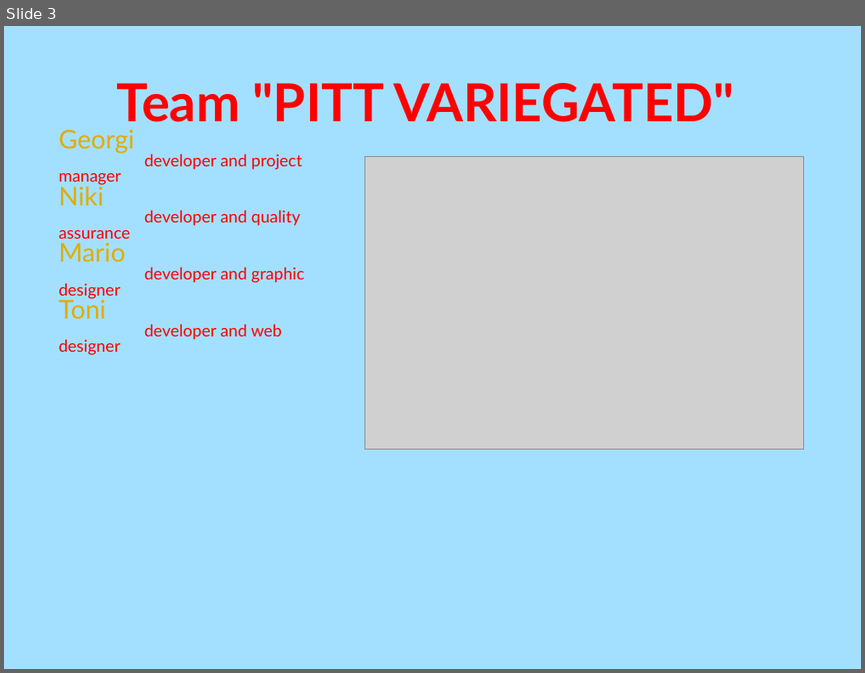
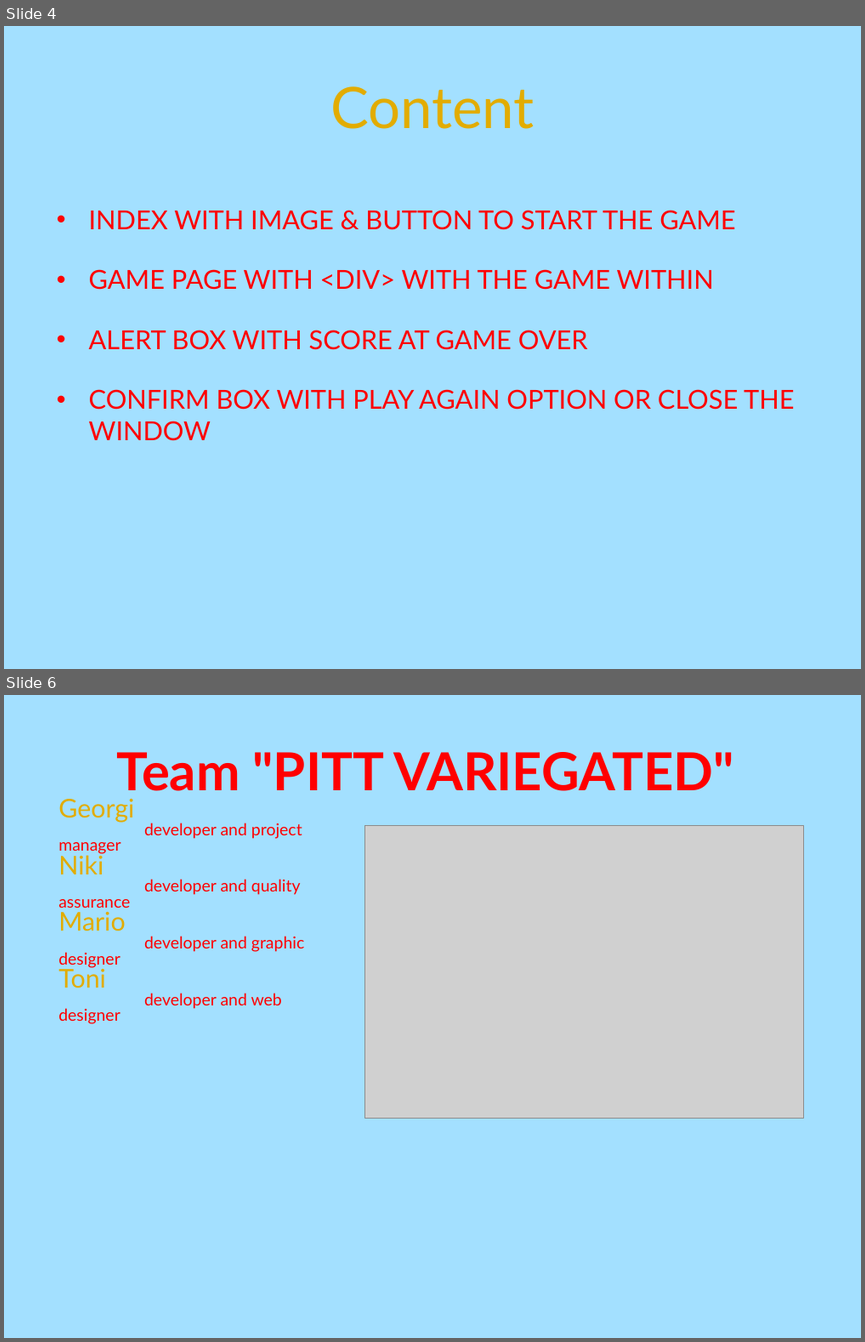
Before and after one commit to Gardax/flappyBird---Javascipt, a slide deck: prezentation.ppt. Shown one above the other, each under a label of ours: slide 3 before the commit, slides 4 and 6 after it; the slides between them are not shown. The pictures are 865x673 and 865x1342 pixels, drawn with LibreOffice and Linux fonts; fonts in the diff are those of the drawing; grey boxes stand for pictures; background and template pictures are left out. Boxes give left, top, right and bottom in pixels: in the first picture for what was removed or moved away, otherwise in the second. Text is boxed around its words. In the diff, an @@ line names an element or a change of style, - is before the commit and + after.

Commit message:
alert & confirm, added more slides to ppt

```diff
--- a/prezentation.ppt
+++ b/prezentation.ppt
@@ slide 4 added at bbox=[4, 26, 861, 669], background #A3E0FF @@
@@ title added at bbox=[330, 86, 534, 129], 48 pt, text #E2AC00 @@
+Content
@@ text added at bbox=[89, 210, 794, 441], 22 pt, text #FF0000 @@
+• INDEX WITH IMAGE & BUTTON TO START THE GAME
+• GAME PAGE WITH <DIV> WITH THE GAME WITHIN
+• ALERT BOX WITH SCORE AT GAME OVER
+• CONFIRM BOX WITH PLAY AGAIN OPTION OR CLOSE THE WINDOW
@@ what was slide 3 is now slide 6 @@
```
Also in this commit, not shown: 1 slide changed, 2 other slides added, 1 other file.
